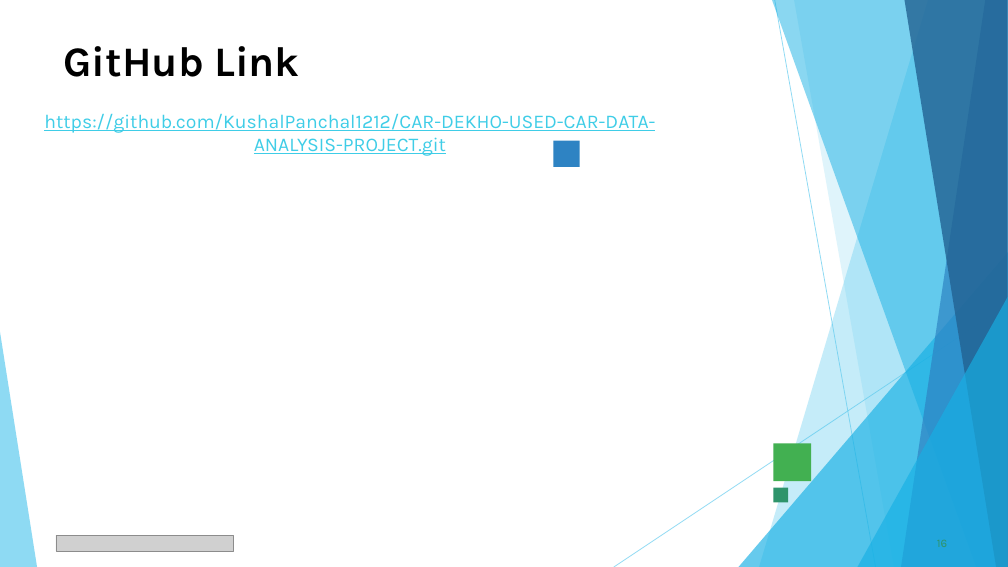
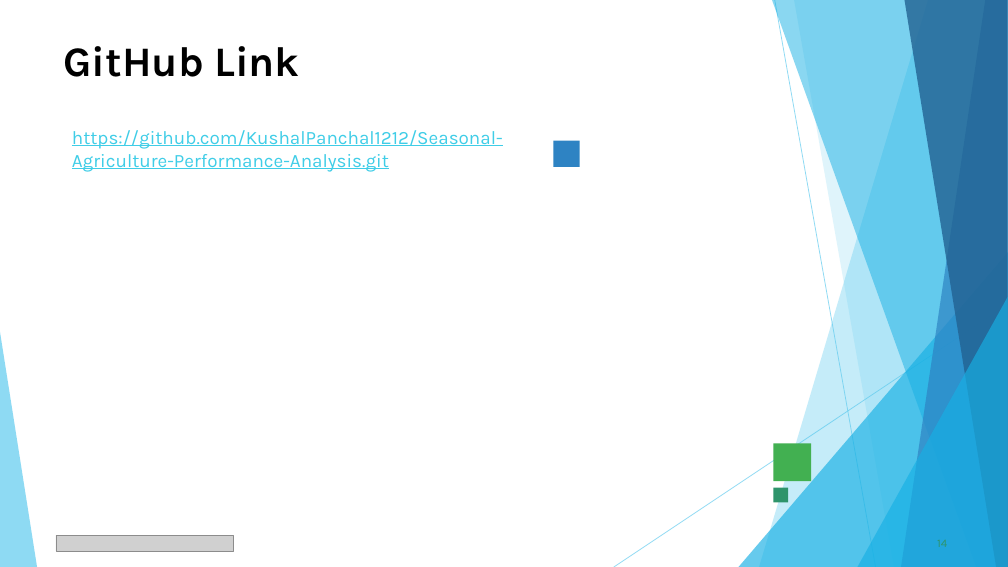
Before and after one commit to KushalPanchal1212/Seasonal-Agriculture-Performance-Analysis, a slide deck: slide 14 of VOIS MAJOR PROJECT PPT KUSHAL.pptx (slide 16 before the commit). Drawn at 1008x567 pixels with LibreOffice and Linux fonts; fonts in the diff are those of the drawing; grey boxes stand for pictures. Boxes give left, top, right and bottom in pixels: in the first picture for what was removed or moved away, otherwise in the second. Text is boxed around its words. In the diff, an @@ line names an element or a change of style, - is before the commit and + after.

```diff
--- a/VOIS MAJOR PROJECT PPT KUSHAL.pptx
+++ b/VOIS MAJOR PROJECT PPT KUSHAL.pptx
@@ text at (72, 130, 503, 172): text changed; size 18.5 to 18 pt @@
-https://github.com/KushalPanchal1212/CAR-DEKHO-USED-CAR-DATA-ANALYSIS-PROJECT.git
+https://github.com/KushalPanchal1212/Seasonal-Agriculture-Performance-Analysis.git
```
Also in this commit, not shown: 2 slides removed.
